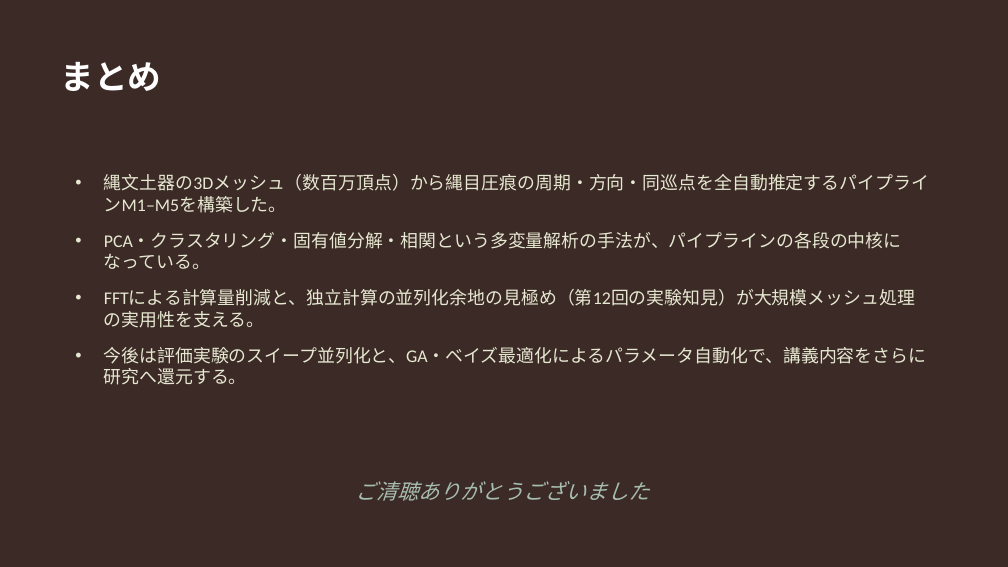
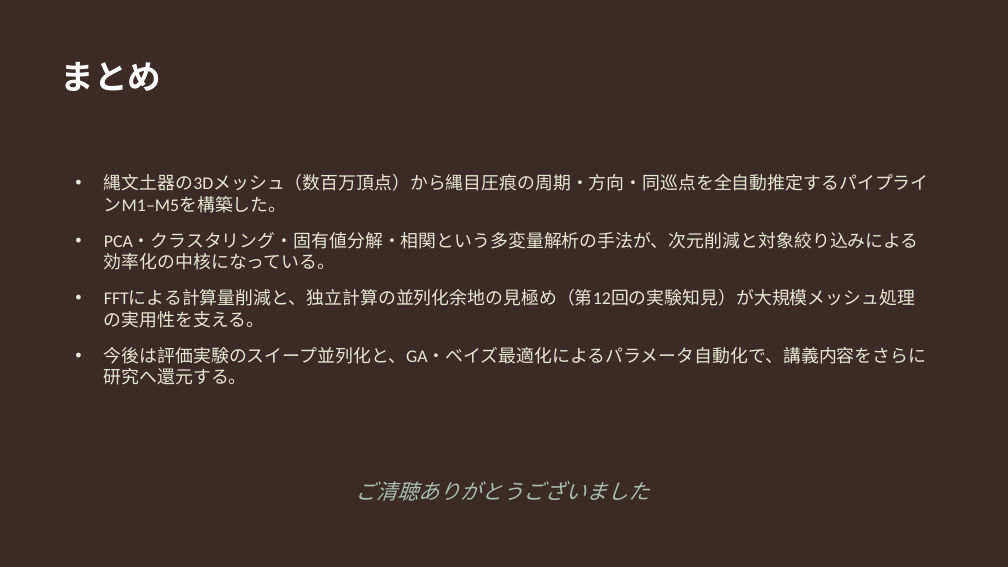
Before and after one commit to Ryusan09/MultivariatAanalysis, a slide deck: slide 10 of 13/第13回発表_修士研究と大規模計算.pptx. Drawn at 1008x567 pixels with LibreOffice and Linux fonts; fonts in the diff are those of the drawing. Boxes give left, top, right and bottom in pixels: in the first picture for what was removed or moved away, otherwise in the second. Text is boxed around its words. In the diff, an @@ line names an element or a change of style, - is before the commit and + after.

```diff
--- a/13/第13回発表_修士研究と大規模計算.pptx
+++ b/13/第13回発表_修士研究と大規模計算.pptx
@@ text at <box>104,232,919,270</box>: text changed @@
-• PCA・クラスタリング・固有値分解・相関という多変量解析の手法が、パイプラインの各段の中核になっている。
+• PCA・クラスタリング・固有値分解・相関という多変量解析の手法が、次元削減と対象絞り込みによる効率化の中核になっている。
```
Also in this commit, not shown: 5 other slides changed.
